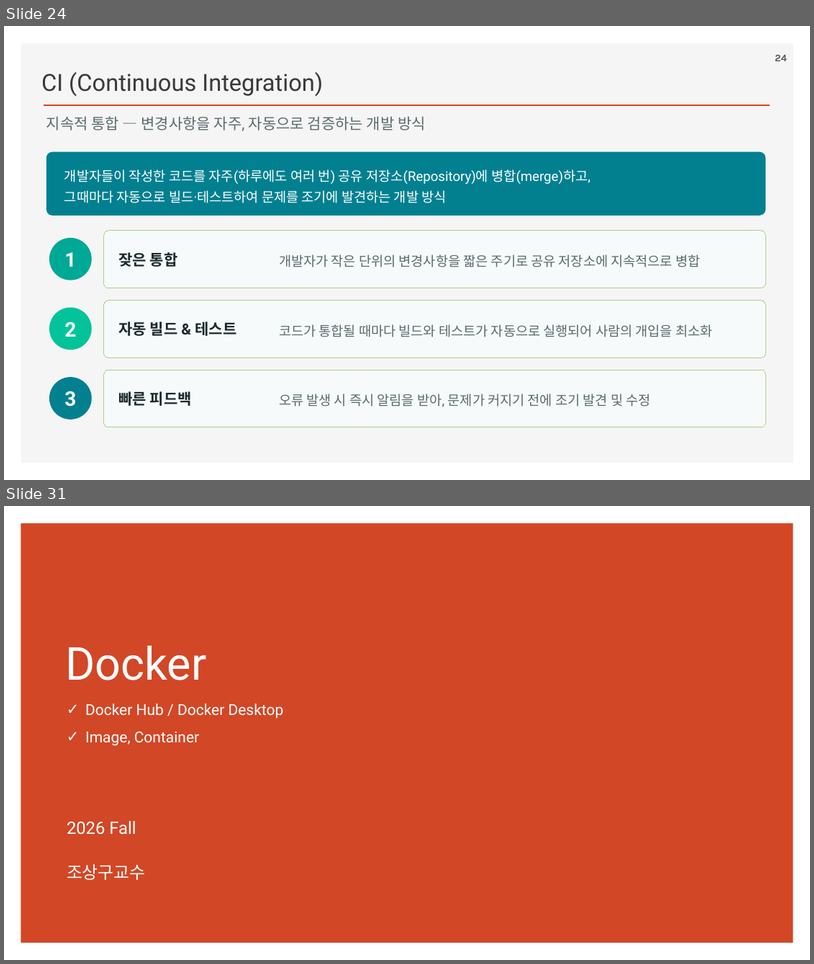
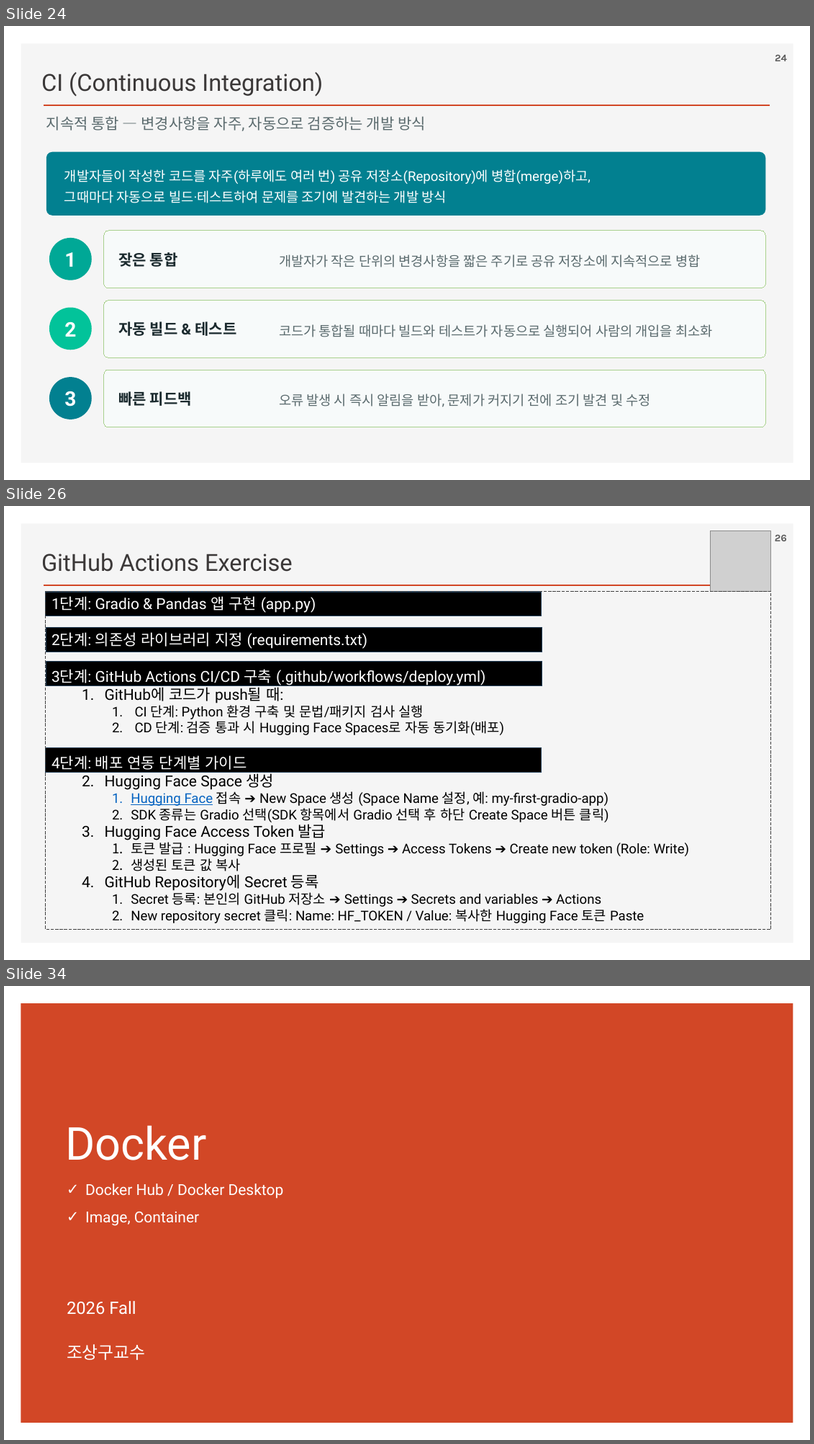
Before and after one commit to ancestor9/2026_Fall_Application-Deployment, a slide deck: App Deployment.pptx. Shown one above the other, each under a label of ours: slides 24 and 31 before the commit, slides 24, 26 and 34 after it; the slides between them are not shown. The pictures are 814x964 and 814x1444 pixels, drawn with LibreOffice and Linux fonts; fonts in the diff are those of the drawing; grey boxes stand for pictures; background and template pictures are left out. Boxes give left, top, right and bottom in pixels: in the first picture for what was removed or moved away, otherwise in the second. Text is boxed around its words. In the diff, an @@ line names an element or a change of style, - is before the commit and + after.

```diff
--- a/App Deployment.pptx
+++ b/App Deployment.pptx
@@ slide 26 added at (4,506,810,960), background #FFFFFF; not listed: 2 template elements that a slide beside it also shows @@
@@ picture added at (711,530,772,591) @@
@@ page number added at (775,535,787,541), 12 pt, text #595959, bold @@
+26
@@ text added at (41,553,293,572), 28 pt, text #3B3838 @@
+GitHub Actions Exercise
@@ rectangle added at (46,592,542,616), fill #000000, outline #28445D 1 pt @@
@@ rectangle added at (46,591,772,929), outline #404040 0.75 pt dashed, 16 pt, text #000000 @@
+1단계: Gradio & Pandas 앱 구현 (app.py)
+2단계: 의존성 라이브러리 지정 (requirements.txt)
+3단계: GitHub Actions CI/CD 구축 (.github/workflows/deploy.yml)
+  1. GitHub에 코드가 push될 때:
+    1. CI 단계: Python 환경 구축 및 문법/패키지 검사 실행
+    2. CD 단계: 검증 통과 시 Hugging Face Spaces로 자동 동기화(배포)
+4단계: 배포 연동 단계별 가이드
+  1. Hugging Face Space 생성
+    1. Hugging Face 접속 ➔ New Space 생성 (Space Name 설정, 예: my-first-gradio-app)
+    2. SDK 종류는 Gradio 선택(SDK 항목에서 Gradio 선택 후 하단 Create Space 버튼 클릭)
+  2. Hugging Face Access Token 발급
+    1. 토큰 발급 : Hugging Face 프로필 ➔ Settings ➔ Access Tokens ➔ Create new token (Role: Write)
+    2. 생성된 토큰 값 복사
+  3. GitHub Repository에 Secret 등록
+    1. Secret 등록: 본인의 GitHub 저장소 ➔ Settings ➔ Secrets and variables ➔ Actions
+    2. New repository secret 클릭: Name: HF_TOKEN / Value: 복사한 Hugging Face 토큰 Paste
@@ rectangle added at (46,628,543,651), fill #000000, outline #28445D 1 pt @@
@@ rectangle added at (46,661,543,685), fill #000000, outline #28445D 1 pt @@
@@ rectangle added at (46,747,542,772), fill #000000, outline #28445D 1 pt @@
@@ what was slide 31 is now slide 34 @@
```
Also in this commit, not shown: 2 slides changed, 2 other slides added.
